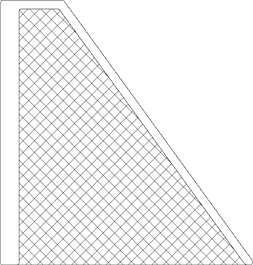
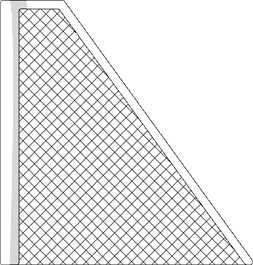
Layers edited between the first and the second 253 × 265 image:
renamed "goleira" to "Camada 5", showed it, moved it above "Camada 4", painted on it over (0, 0, 253, 265)
